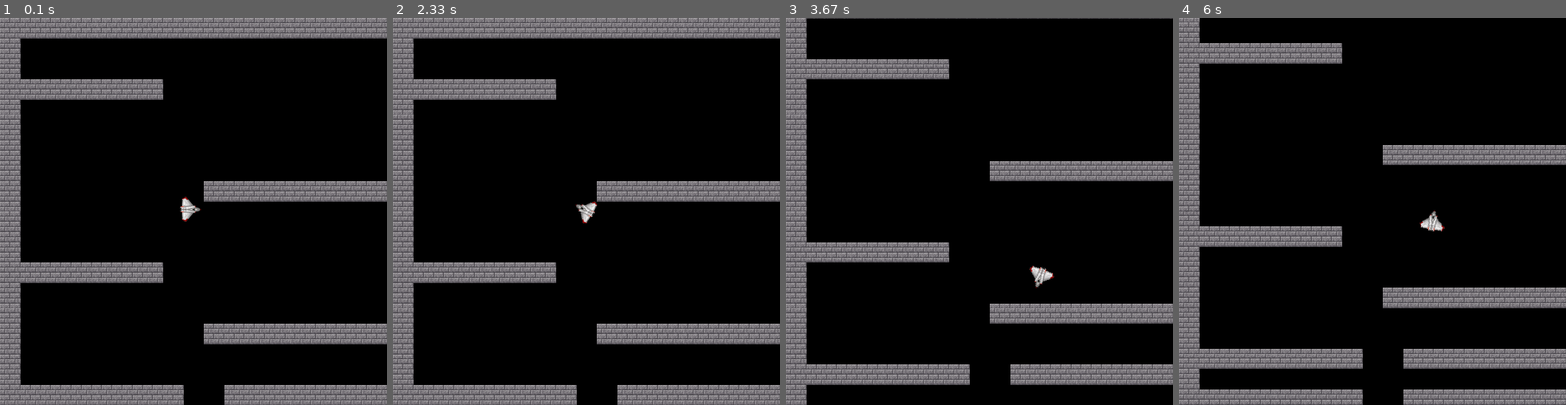
Above: before the commit, frames 1-4 (left to right).
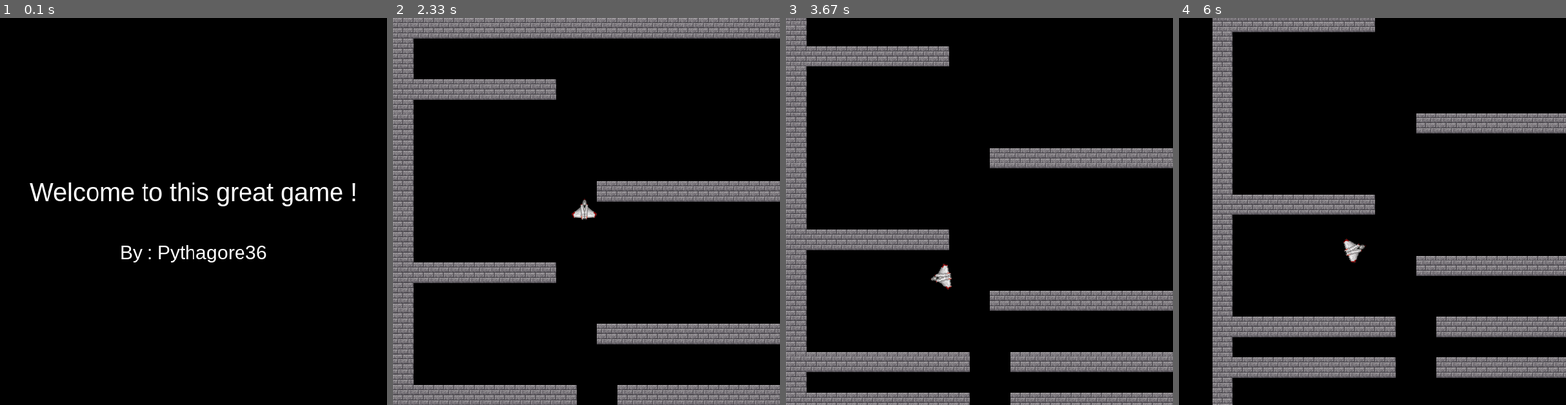
Above: after the commit, the same moments.

Repository: pythagore36/basic_pygame
Game: pygame game, started from basic_pygame.py
Two runs of this game, one before a commit and one after it. Both use one fixed random seed, a clock stepped at 60 frames per second and the inputs below.
Inputs:
- Up to frame 1 (0.1 s): no input
- Up to frame 2 (2.33 s): hold Left from 1.83 s (still down)
- Up to frame 3 (3.67 s): release Left at 2.37 s; hold Down 2.4-2.7 s; hold Left 2.73-3.13 s; hold Up 3.17-3.53 s; hold Right from 3.57 s (still down)
- Up to frame 4 (6 s): release Right at 4.2 s; hold Down 4.23-4.6 s; hold Left 4.63-5.1 s; hold Right 5.13-5.6 s; hold Up 5.63-5.93 s; hold Right from 5.97 s (still down)

The runs differ from the first frame. In frame 1, 25% of the frame differs, in the area x 0-100%, y 0-100%; in frame 2, 0.2%; in frame 3, 27%; in frame 4, 39%.

Commit message:
ajout d'un écran d'introduction

Diff:
--- a/basic_pygame.py
+++ b/basic_pygame.py
@@ -4,6 +4,10 @@
 # initialisation de pygame, obligatoire à faire avant d'utiliser n'importe quoi d'autre
 pygame.init()
 
+pygame.font.init()
+font_big = pygame.font.SysFont("arial",40)
+font_middle = pygame.font.SysFont("arial",30)
+
 # screen_window est une Surface correspondant directement à la fenêtre qui s'affiche sur l'écran
 screen_window = pygame.display.set_mode((600, 600),pygame.RESIZABLE)
 
@@ -12,6 +16,10 @@
 
 # game_surface est une Surface sur laquelle on dessine un par un tous les objets du jeu. Quand on veut mettre à jour l'affichage de l'écran, on "colle" (blit) game_surface sur screen_window.
 game_surface=pygame.Surface([608, 608])
+
+# game stages
+game_stage = "introduction"
+introduction_timer = 120
 
 #camera
 camera_x = 0
@@ -237,9 +245,23 @@
     if camera_y + h - player_y < camera_margin:
         camera_y = player_y - h + camera_margin
 
-
-# cette fonction met à jour l'état du jeu à chaque frame.
+# cette fonction met à jour l'état du jeu à chaque frame, selon le stage dans lequel on est
 def update_game():
+    if game_stage == "introduction":
+        update_game_introduction()
+    elif game_stage == "level":
+        update_game_level()
+
+# cette fonction met à jour l'état du jeu à chaque frame si on est dans le stage "introduction".
+def update_game_introduction():
+    global introduction_timer, game_stage
+    # on ne fait rien du tout dans ce stage, juste le compte à rebours du timer avant de passer au stage suivant.
+    introduction_timer -= 1
+    if introduction_timer < 0:
+        game_stage = "level"
+
+# cette fonction met à jour l'état du jeu à chaque frame si on est dans le stage "level".
+def update_game_level():
     global vx, vy, angle
     #fonction pygame qui nous permet de savoir quelles touches du clavier sont pressées en ce moment. keys[une certaine touche] sera True si cette touche est pressée, False sinon
     keys = pygame.key.get_pressed()
@@ -275,9 +297,37 @@
     if has_projectile:
         update_projectile()
 
-# cette fonction redessine l'écran à chaque frame.
+# cette fonction redessine l'écran à chaque frame selon le stage dans lequel on est
+def render_screen():
+    if game_stage=="introduction":
+        render_screen_introduction()
+    elif game_stage=="level":
+        render_screen_level()
+
+# cette fonction redessine l'écran à chaque frame si on est dans le stage "introduction"
+def render_screen_introduction():
+    game_surface.fill((0, 0, 0))
+
+    text_surface = font_big.render("Welcome to this great game !", True, "white")
+    text_x = game_surface.get_width()/2 - text_surface.get_width()/2
+    text_y = 250
+
+    game_surface.blit(text_surface, (text_x, text_y))
+
+    text_surface = font_middle.render("By : Pythagore36", True, "white")
+    text_x = game_surface.get_width()/2 - text_surface.get_width()/2
+    text_y = 350
+
+    game_surface.blit(text_surface, (text_x, text_y))
+
+    screen_size=screen_window.get_size()
+    pygame.transform.scale(game_surface,screen_size, screen_window)
+    pygame.display.update()
+
+
+# cette fonction redessine l'écran à chaque frame si on est dans le stage "level"
 # On dessine tout ce qu'il y a à dessiner sur la Surface game_surface. Quand game_surface est prête, on la colle sur la Surface screen_window pour l'afficher dans notre fenêtre de jeu.
-def render_screen():
+def render_screen_level():
     # on commence par reset le game_surface en la remplissant avec un fonc noir pour effacer tout ce qu'il y avait à la frame précédente. Dans une prochaine version, on pourrait
     # essayer de mettre une image de background à la place.
     game_surface.fill((0, 0, 0))
